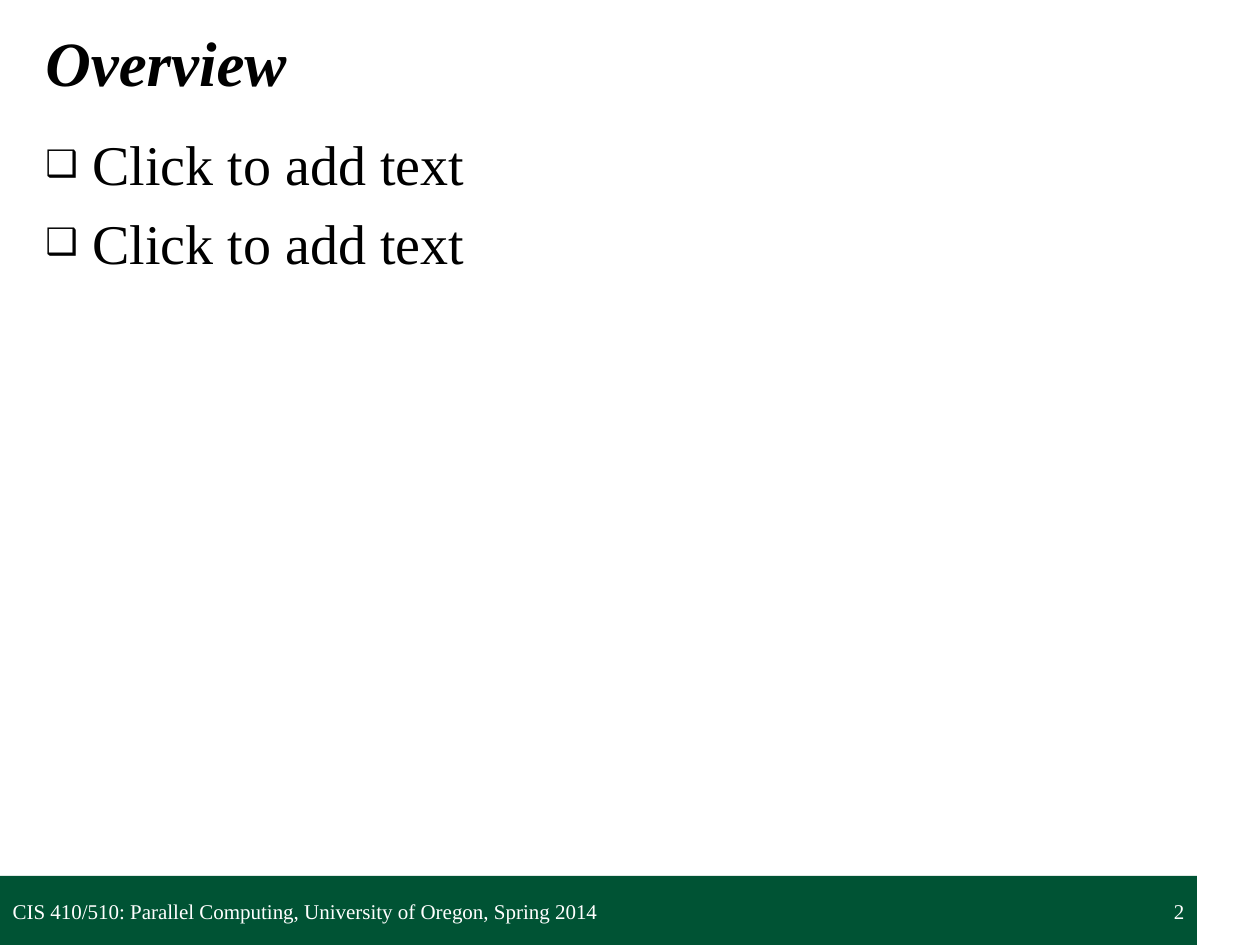
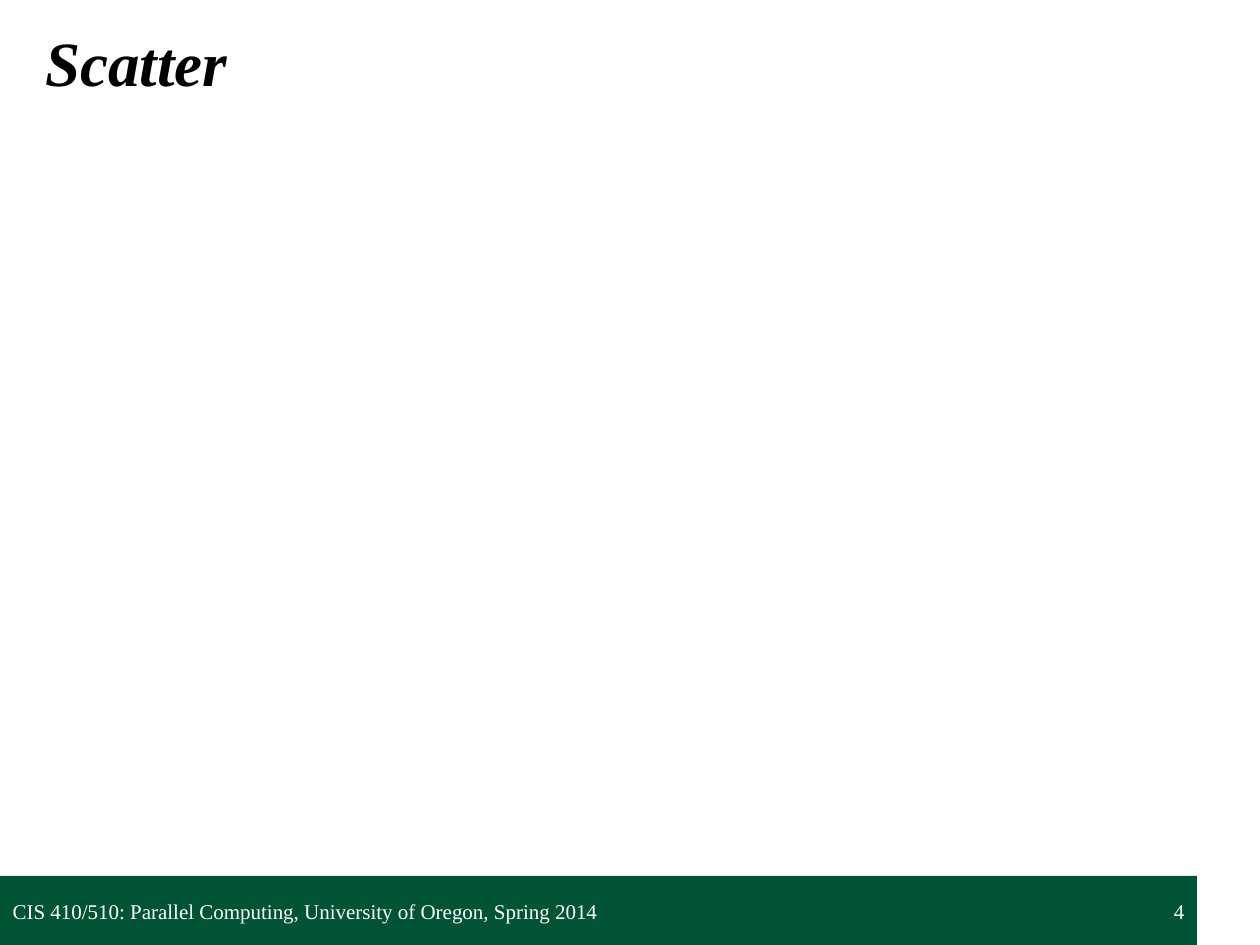
Before and after one commit to UOregonParallel/CourseMaterials, a slide deck: slide 4 of lecture_content/classSlides/3_datareorgPattern/datareorgPattern.pptx (slide 2 before the commit). Drawn at 1260x945 pixels with LibreOffice and Linux fonts; fonts in the diff are those of the drawing; background and template pictures are left out. Boxes give left, top, right and bottom in pixels: in the first picture for what was removed or moved away, otherwise in the second. Text is boxed around its words. In the diff, an @@ line names an element or a change of style, - is before the commit and + after.

```diff
--- a/lecture_content/classSlides/3_datareorgPattern/datareorgPattern.pptx
+++ b/lecture_content/classSlides/3_datareorgPattern/datareorgPattern.pptx
@@ title at bbox=[45, 44, 227, 87]: text changed @@
-Overview
+Scatter
@@ text removed at bbox=[93, 146, 464, 265] @@
-❑ Click to add text
-❑ Click to add text
@@ page number at bbox=[1174, 905, 1184, 919]: text changed @@
-2
+4
```
Also in this commit, not shown: 2 other slides changed, 3 slides added, 5 other files.
